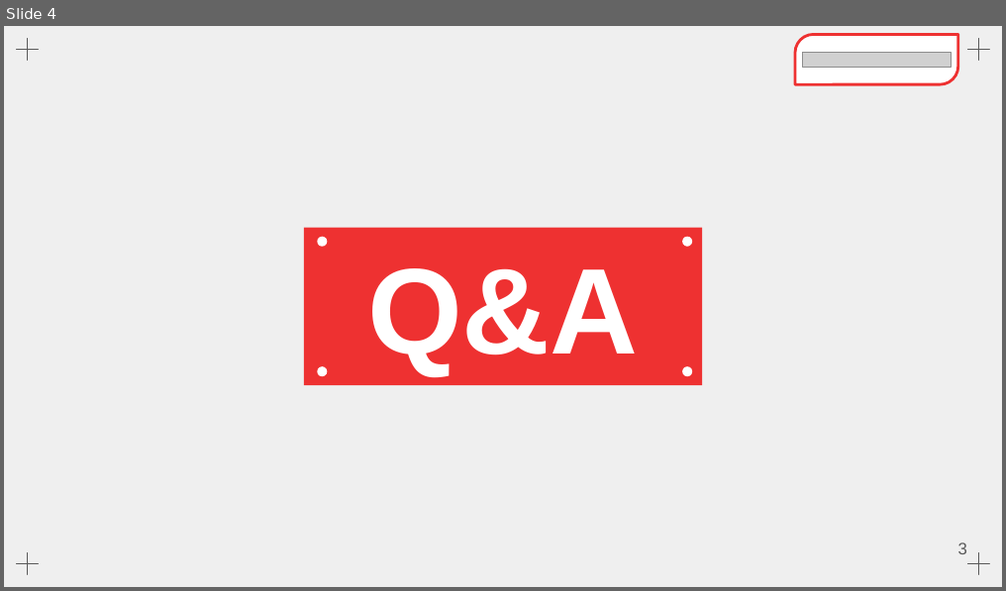
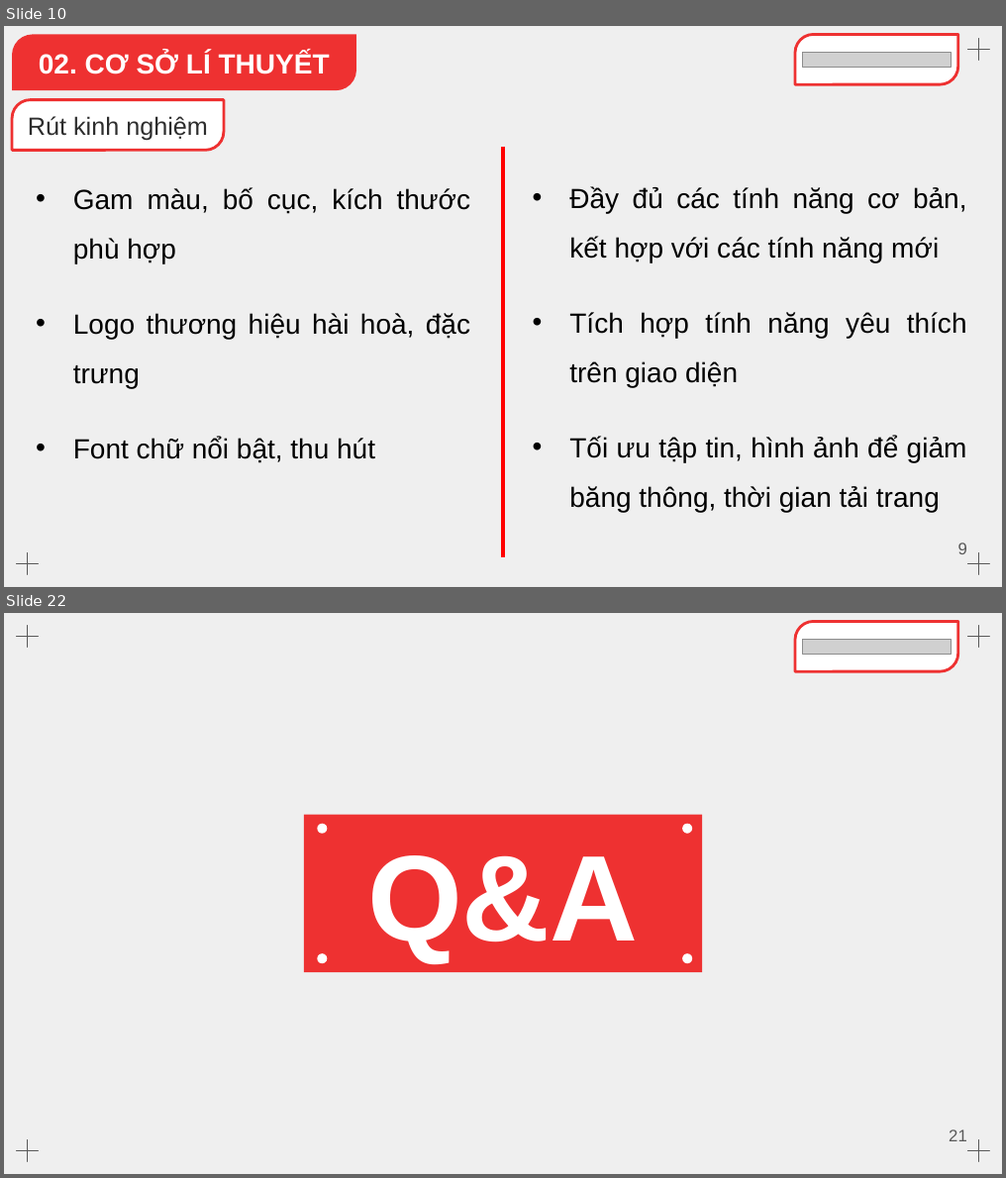
Before and after one commit to Dat22540003/e-commerce, a slide deck: report/report_group_3.pptx. Shown one above the other, each under a label of ours: slide 4 before the commit, slides 10 and 22 after it; the slides between them are not shown. The pictures are 1006x591 and 1006x1178 pixels, drawn with LibreOffice and Linux fonts; fonts in the diff are those of the drawing; grey boxes stand for pictures. Boxes give left, top, right and bottom in pixels: in the first picture for what was removed or moved away, otherwise in the second. Text is boxed around its words. In the diff, an @@ line names an element or a change of style, - is before the commit and + after.

```diff
--- a/report/report_group_3.pptx
+++ b/report/report_group_3.pptx
@@ slide 10 added at [4,26,1002,587], background #EFEFEF; not listed: 4 template elements that a slide beside it also shows @@
@@ round diag rect added at [12,34,356,90], fill #EE3131, 20 pt, text #FFFFFF, bold @@
+    02. CƠ SỞ LÍ THUYẾT
@@ round diag rect added at [795,34,959,83], fill #FFFFFF, outline #EE3131 2 pt @@
@@ picture added at [802,52,951,67] @@
@@ round diag rect added at [12,100,224,150], fill #FFFFFF, outline #EE3131 2 pt, 18 pt, text #2C2C2C @@
+    Rút kinh nghiệm
@@ line added from (503, 147) to (503, 558), #FF0000 2.25 pt @@
@@ text added at [73,187,471,464], 20 pt, text #000000 @@
+• Gam màu, bố cục, kích thước phù hợp
+• Logo thương hiệu hài hoà, đặc trưng
+• Font chữ nổi bật, thu hút
@@ text added at [569,186,967,512], 20 pt, text #000000 @@
+• Đầy đủ các tính năng cơ bản, kết hợp với các tính năng mới
+• Tích hợp tính năng yêu thích trên giao diện
+• Tối ưu tập tin, hình ảnh để giảm băng thông, thời gian tải trang
@@ page number added at [958,543,967,555], 12 pt, text #595959 @@
+9
@@ what was slide 4 is now slide 22 @@
@@ page number at [948,1130,967,1142]: text changed @@
-3
+21
```
Also in this commit, not shown: 1 slide changed, 19 other slides added, 2 slides removed, 7 other files.
